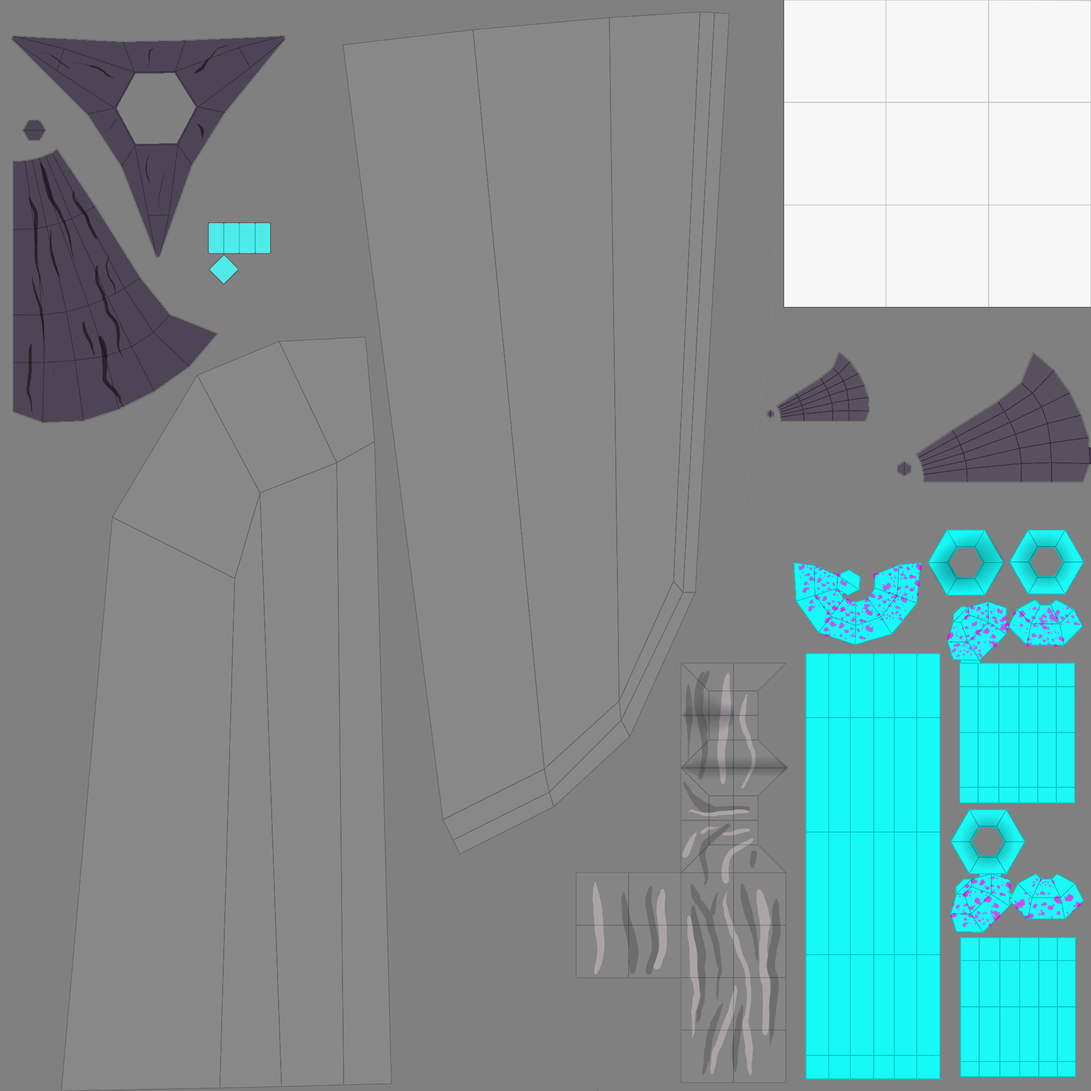
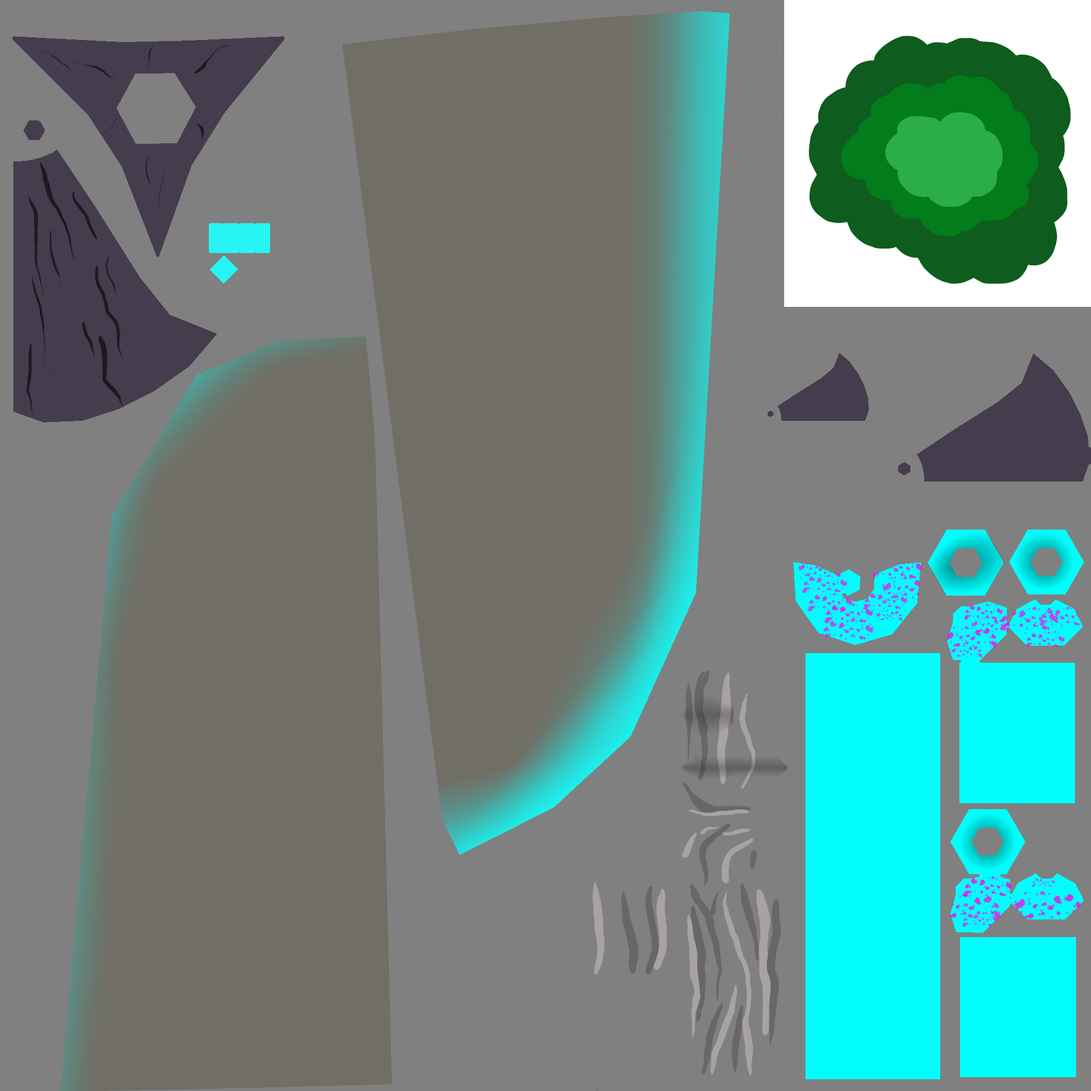
Layered file, before and after one edit (1091x1091). Changes by layer:
hid "UVForestOrganic.png", painted on it over [10, 0, 1091, 1091]
painted on "OrganicShadow.png" over [10, 0, 1091, 1091]
added layer "Platform" (1st of 2, in "Details") in group "Details" over [10, 0, 1091, 1091]
painted on "Mushroom" over [784, 545, 1085, 956]
painted on "Rock" over [545, 648, 785, 1084]
painted on "Platform" (2nd of 2, in "Details") over [409, 0, 785, 785]
painted on "BaseColor" over [10, 0, 1091, 1091]
